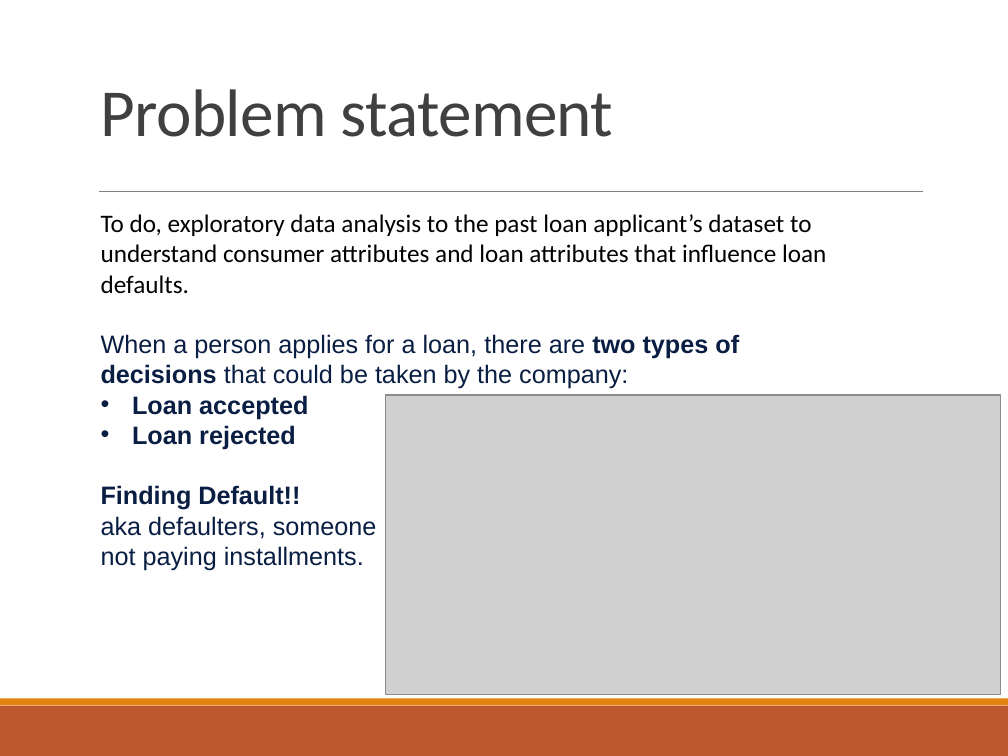
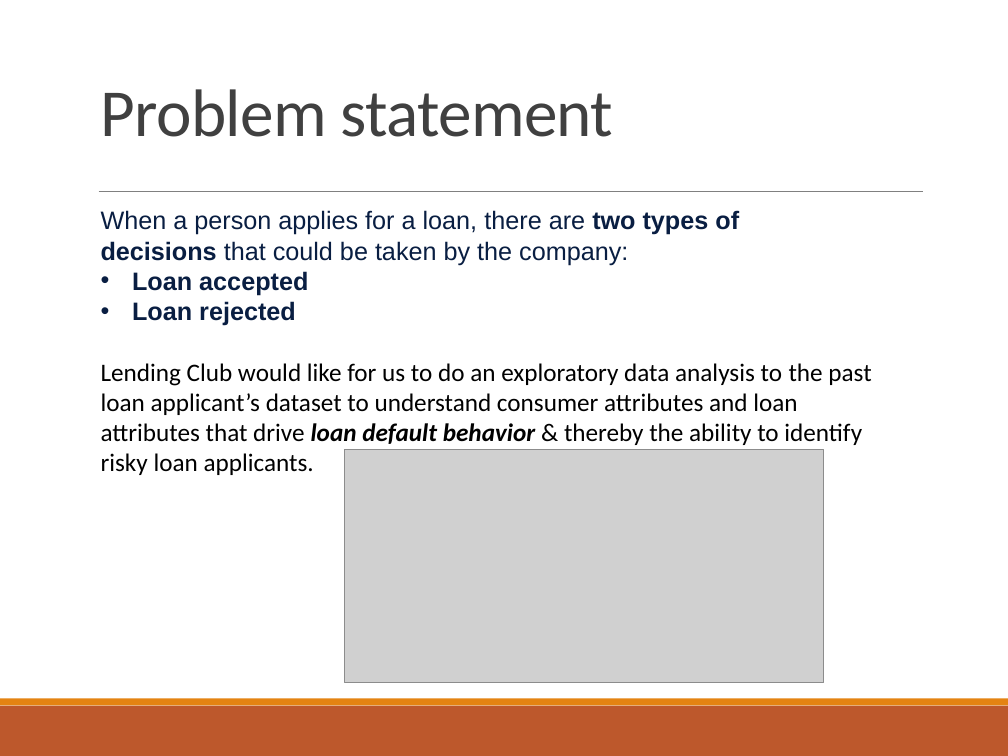
Before and after one commit to udaykadavi/LendingClubCaseStudy, a slide deck: slide 3 of Lending Club Case Study.pptx. Drawn at 1008x756 pixels with LibreOffice and Linux fonts; fonts in the diff are those of the drawing; grey boxes stand for pictures. Boxes give left, top, right and bottom in pixels: in the first picture for what was removed or moved away, otherwise in the second. Text is boxed around its words. In the diff, an @@ line names an element or a change of style, - is before the commit and + after.

```diff
--- a/Lending Club Case Study.pptx
+++ b/Lending Club Case Study.pptx
@@ text at (101,214,826,294): paragraph removed @@
-To do, exploratory data analysis to the past loan applicant’s dataset to understand consumer attributes and loan attributes that influence loan defaults.
@@ text at (101,363,871,475): text changed; font Arial to Calibri; text colour #091E42 to #000000 @@
-Finding Default!!
-aka defaulters, someone
-not paying installments.
+Lending Club would like for us to do an exploratory data analysis to the past loan applicant’s dataset to understand consumer attributes and loan attributes that drive loan default behavior & thereby the ability to identify risky loan applicants.
@@ picture: place and size @@
-picture at (385,395,1000,695)
+picture at (345,450,824,683)
```
Also in this commit, not shown: 3 other slides changed, 7 slides added, 3 slides removed, 3 other files.
